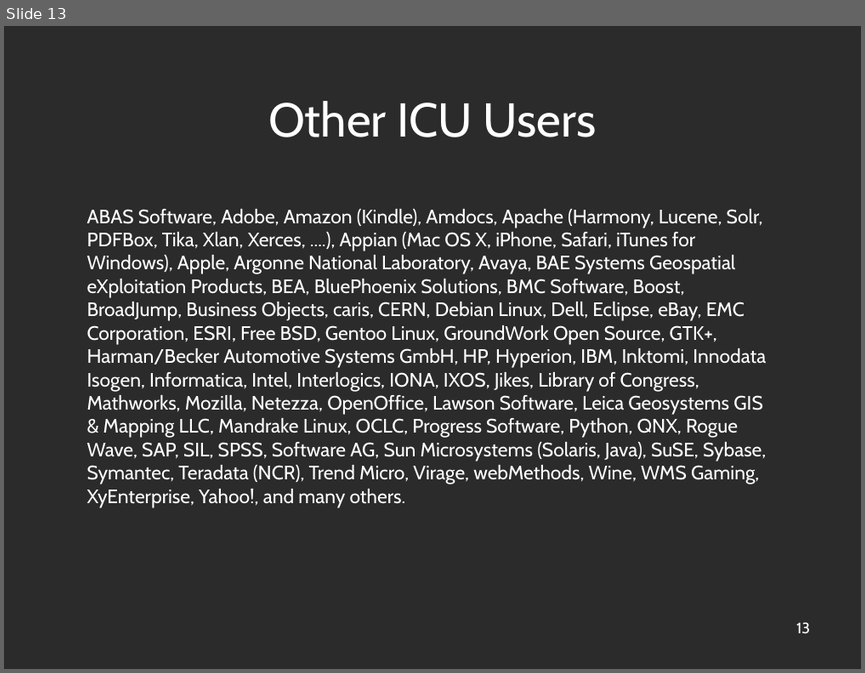
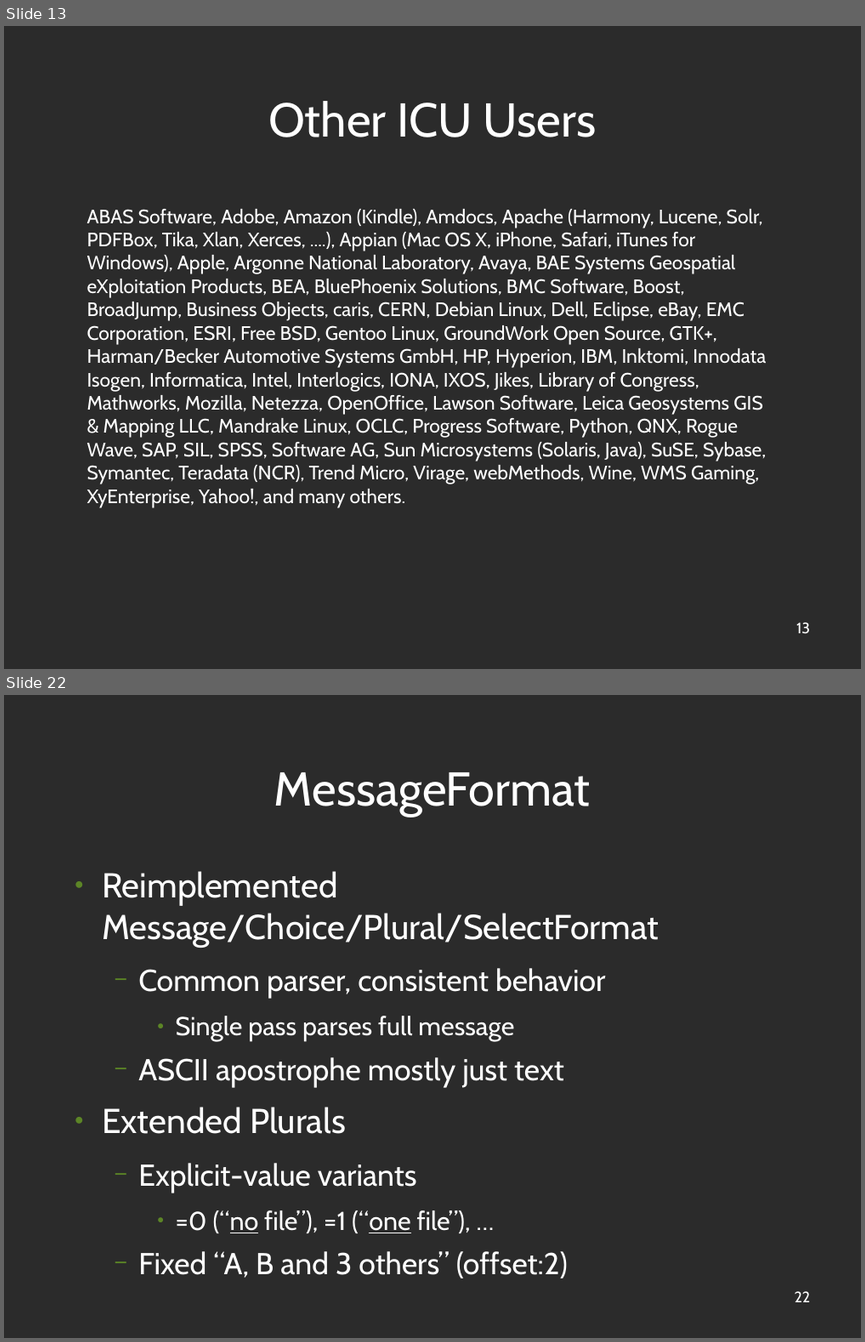
Before and after one commit to unicode-org/icu-docs, a slide deck: docs/pres/icu_overview.odp. Shown one above the other, each under a label of ours: slide 13 before the commit, slides 13 and 22 after it; the slides between them are not shown. The pictures are 865x673 and 865x1342 pixels, drawn with LibreOffice and Linux fonts; fonts in the diff are those of the drawing; background and template pictures are left out; a plain dark background stands for a picture behind light text. Boxes give left, top, right and bottom in pixels: in the first picture for what was removed or moved away, otherwise in the second. Text is boxed around its words. In the diff, an @@ line names an element or a change of style, - is before the commit and + after.

```diff
--- a/docs/pres/icu_overview.odp
+++ b/docs/pres/icu_overview.odp
@@ slide 22 added at (x1=4, y1=695, x2=861, y2=1338), background picture (left out); not listed: 1 template element that a slide beside it also shows @@
@@ title added at (x1=274, y1=772, x2=590, y2=817), 44 pt, text #FFFFFF @@
+MessageFormat
@@ text added at (x1=102, y1=871, x2=658, y2=1278), 28 pt, text #FFFFFF @@
+● Reimplemented Message/Choice/Plural/SelectFormat
+  − Common parser, consistent behavior
+    ● Single pass parses full message
+  − ASCII apostrophe mostly just text
+● Extended Plurals
+  − Explicit-value variants
+    ● =0 (“no file”), =1 (“one file”), …
+  − Fixed “A, B and 3 others” (offset:2)
```
Also in this commit, not shown: 7 slides changed, 11 other slides added, 13 slides removed.
